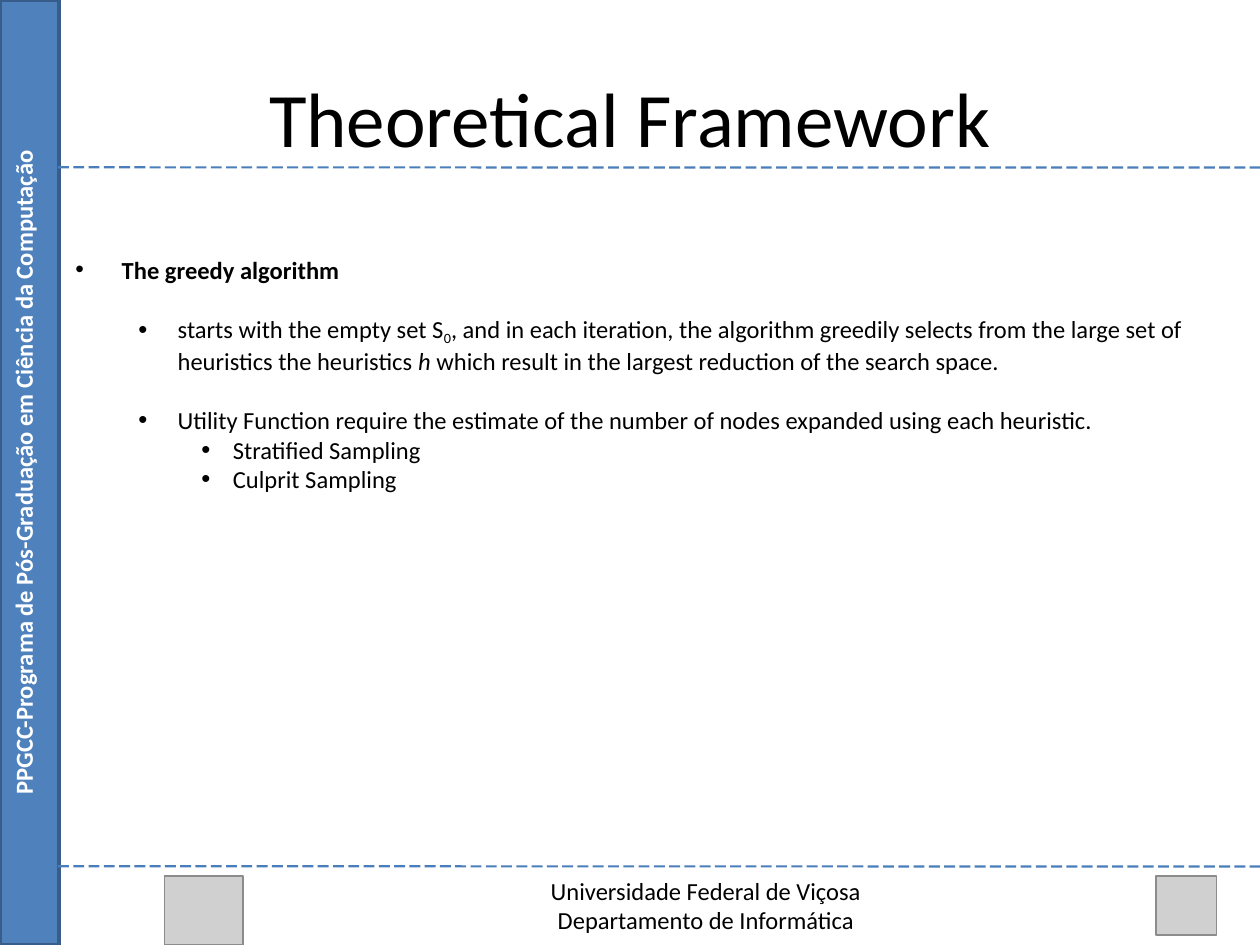
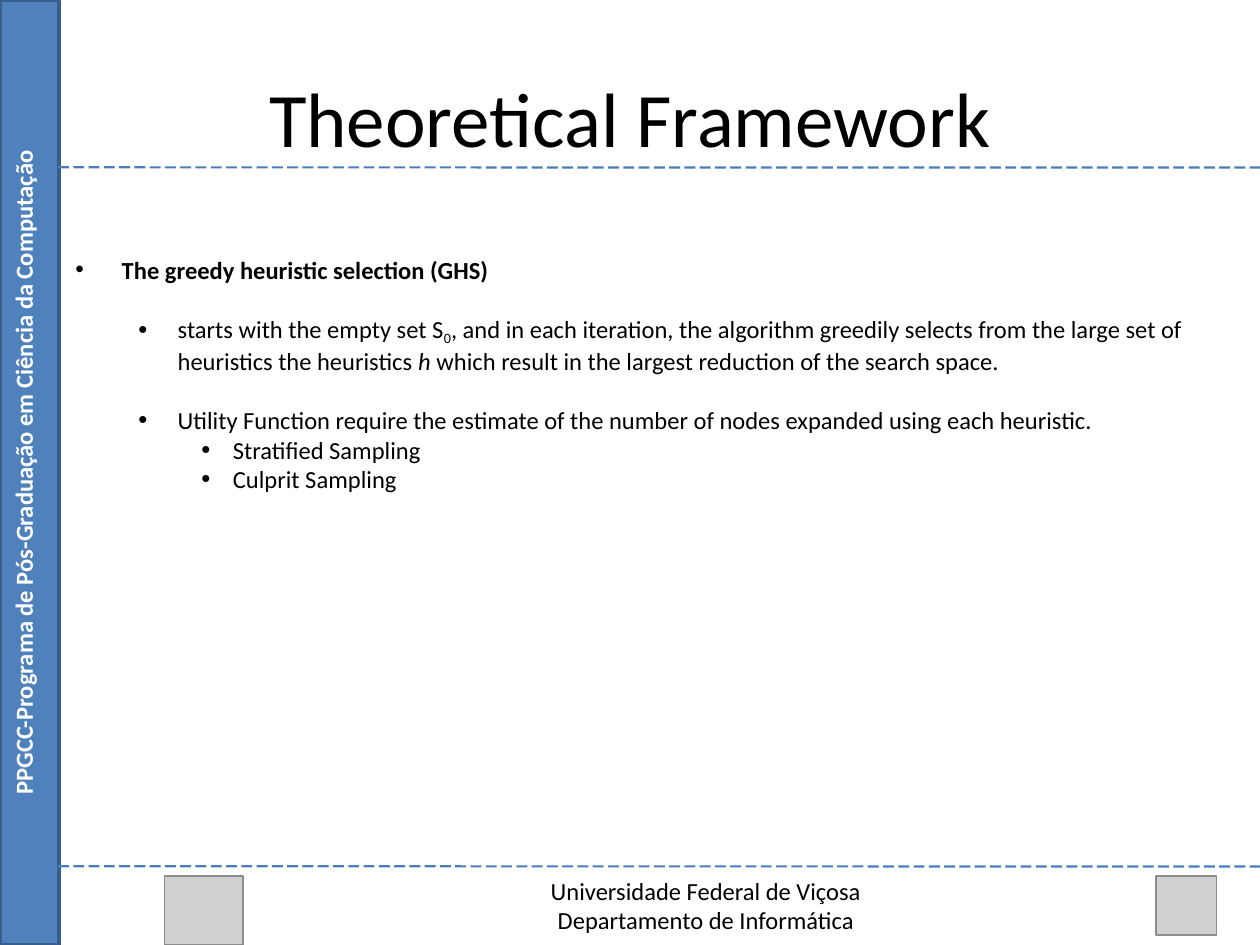
Before and after one commit to Marvinsky/research-marvin, a slide deck: slide 20 of latex/odp/selection heuristics.odp (slide 23 before the commit). Drawn at 1260x945 pixels with LibreOffice and Linux fonts; fonts in the diff are those of the drawing; grey boxes stand for pictures. Boxes give left, top, right and bottom in pixels: in the first picture for what was removed or moved away, otherwise in the second. Text is boxed around its words. In the diff, an @@ line names an element or a change of style, - is before the commit and + after.

Commit message:
18/08/15 modify selection_heuristics

```diff
--- a/latex/odp/selection heuristics.odp
+++ b/latex/odp/selection heuristics.odp
@@ text at (x1=122, y1=261, x2=488, y2=283): text changed @@
-• The greedy algorithm
+• The greedy heuristic selection (GHS)
```
Also in this commit, not shown: 3 slides removed, 1 other file.
